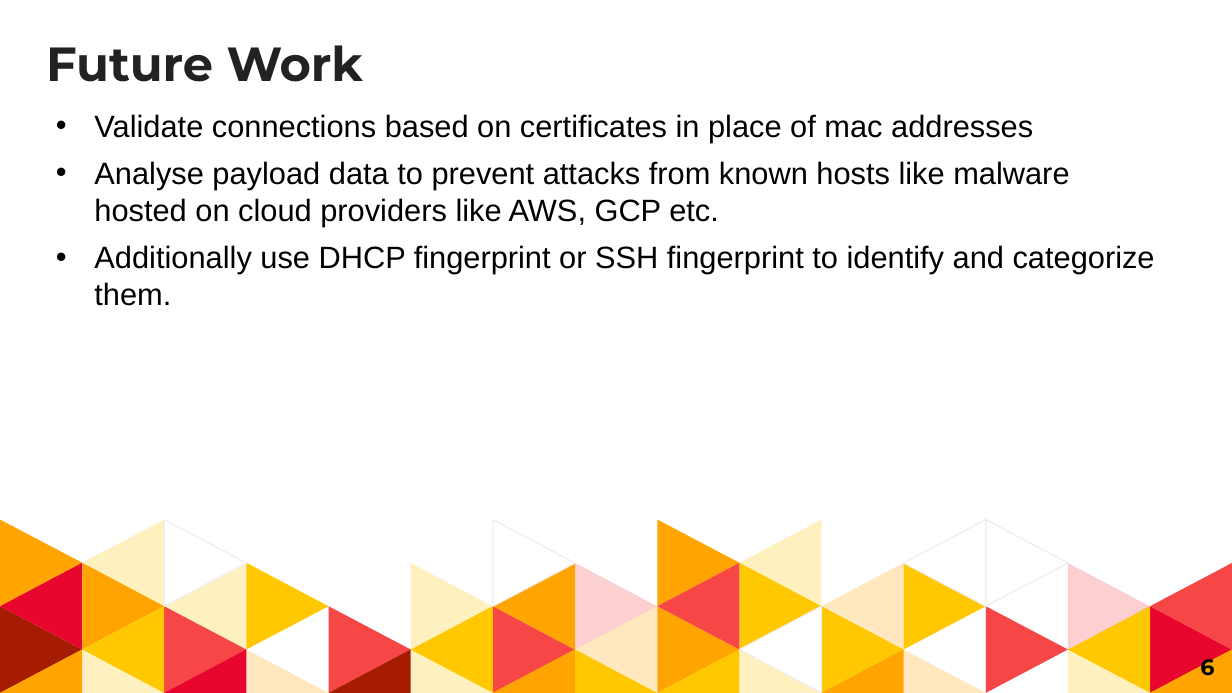
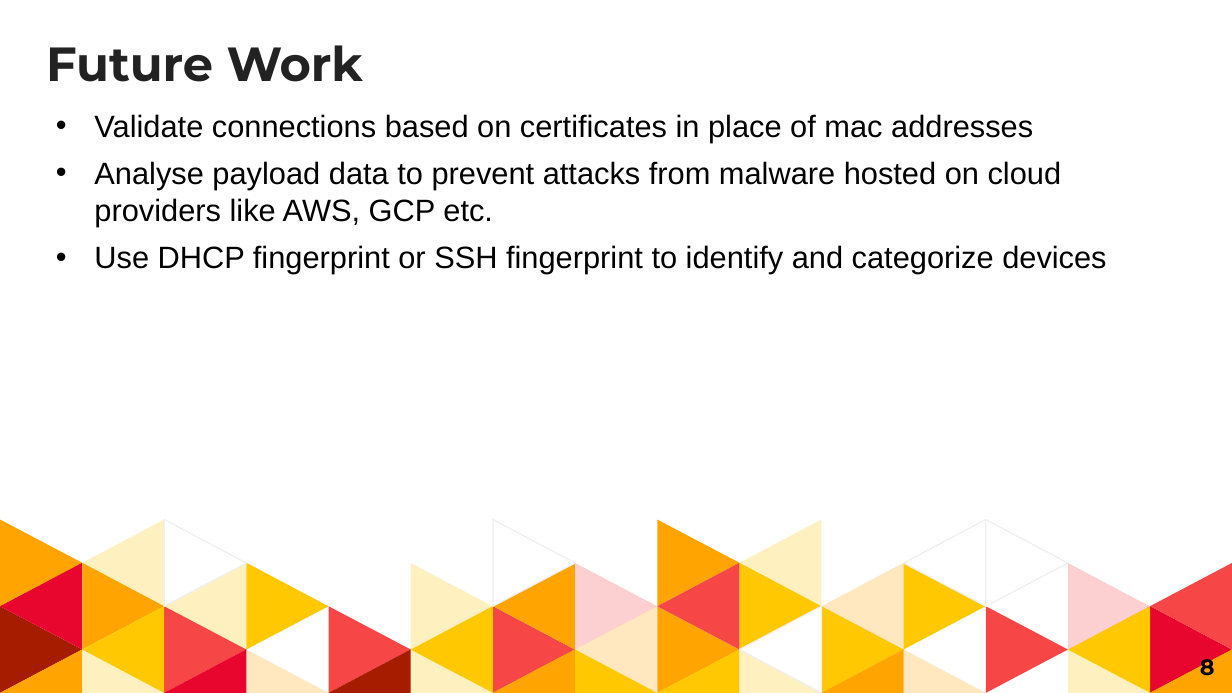
Before and after one commit to manalgandhi/Viterbi_Hackathon_2018, a slide deck: slide 8 of Team1.pptx (slide 6 before the commit). Drawn at 1232x693 pixels with LibreOffice and Linux fonts; fonts in the diff are those of the drawing. Boxes give left, top, right and bottom in pixels: in the first picture for what was removed or moved away, otherwise in the second. Text is boxed around its words. In the diff, an @@ line names an element or a change of style, - is before the commit and + after.

Commit message:
Updated ppt

```diff
--- a/Team1.pptx
+++ b/Team1.pptx
@@ text at (94,161,1106,274): text changed @@
-• Analyse payload data to prevent attacks from known hosts like malware hosted on cloud providers like AWS, GCP etc.
-• Additionally use DHCP fingerprint or SSH fingerprint to identify and categorize them.
+• Analyse payload data to prevent attacks from malware hosted on cloud providers like AWS, GCP etc.
+• Use DHCP fingerprint or SSH fingerprint to identify and categorize devices
@@ page number at (1200,654,1215,681): text changed @@
-6
+8
```
Also in this commit, not shown: 4 other slides changed, 2 slides added, 1 other file.
